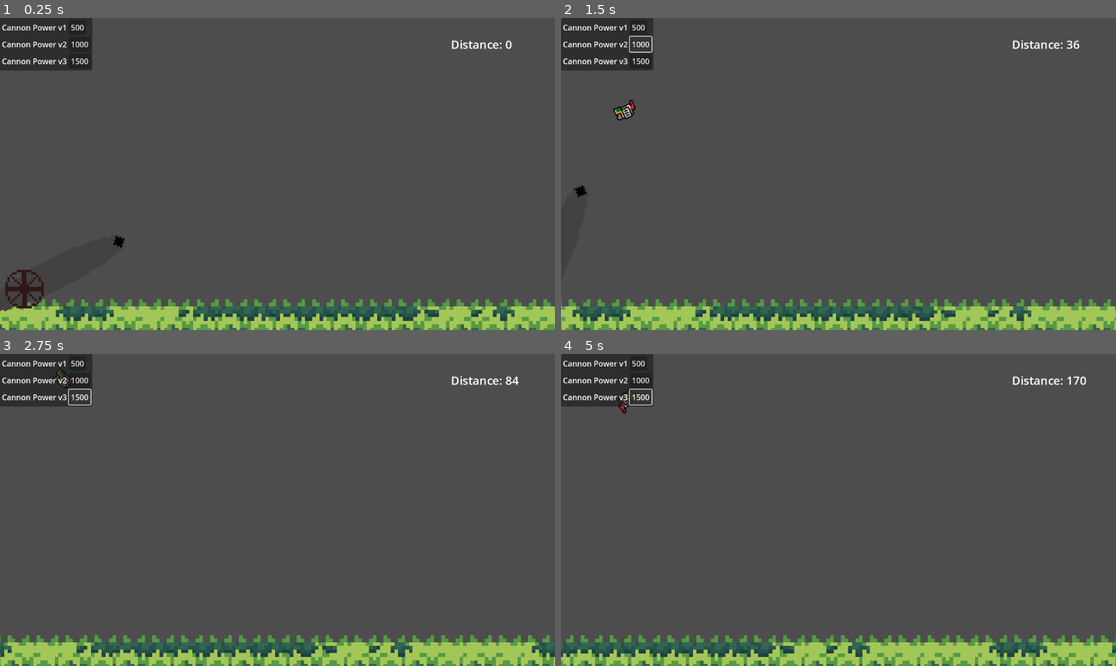
Above: before the commit, frames 1-4 (two rows, left to right).
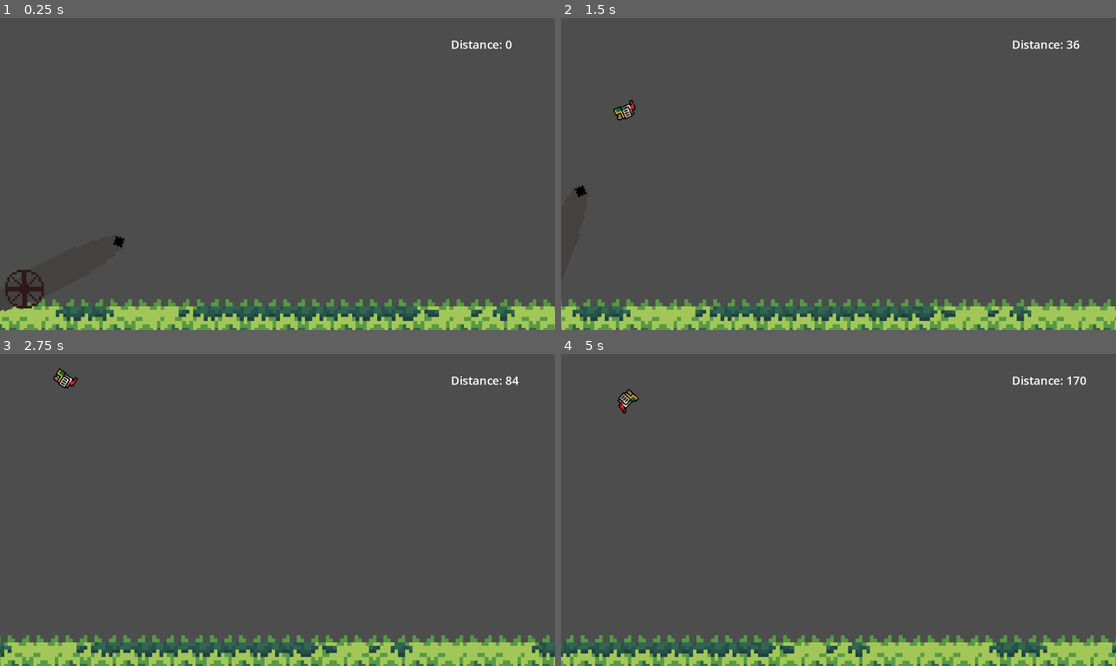
Above: after the commit, the same moments.

Repository: Alexzmerana/GoHomeGame
Game: Godot game, scene res://scenes/game.tscn
The game is run twice, just before and just after one commit, with the same random seed, the same clock (stepped at 60 frames per second) and the same inputs.
Inputs (mouse positions are in pixels of both pictures, inside the frame that each line leads up to):
- Up to frame 1 (0.25 s): no input
- Up to frame 2 (1.5 s): click (638, 27) at 0.5 s, where only the run before the commit has a clickable "500"; click (638, 42) at 1.25 s, where only the run before the commit has a clickable "1000"
- Up to frame 3 (2.75 s): click (77, 397) at 2 s, where only the run before the commit has a clickable "1500"
- Up to frame 4 (5 s): click (638, 363) at 2.75 s, where only the run before the commit has a clickable "500"; click (638, 378) at 3.5 s, where only the run before the commit has a clickable "1000"; click (638, 397) at 4.25 s, where only the run before the commit has a clickable "1500"

The runs differ from the first frame. In frame 1, 2.6% of the frame differs, in the area x 0-17%, y 0-17%; in frame 2, 2.5%; in frame 3, 2.4%; in frame 4, 2.5%.

Commit message:
Basic shop ui functionality

Diff:
--- a/scenes/game.tscn
+++ b/scenes/game.tscn
@@ -9,7 +9,6 @@
 [ext_resource type="Script" uid="uid://cdqfhbvc6cko6" path="res://scripts/cannon.gd" id="6_p57ef"]
 [ext_resource type="PackedScene" uid="uid://dvl054gc1e5bs" path="res://scenes/hud.tscn" id="8_gee14"]
 [ext_resource type="PackedScene" uid="uid://1qvtybxqip7e" path="res://scenes/shop_menu.tscn" id="9_0tnpc"]
-[ext_resource type="Script" uid="uid://bkdwvahcugl7w" path="res://scripts/state_machine.gd" id="10_vtaks"]
 
 [node name="Game" type="Node2D"]
 script = ExtResource("1_lbhrr")
@@ -33,9 +32,5 @@
 [node name="HUD" parent="." instance=ExtResource("8_gee14")]
 
 [node name="RestartScreen" parent="." instance=ExtResource("2_u5sy4")]
-visible = false
 
 [node name="ShopMenu" parent="." instance=ExtResource("9_0tnpc")]
-
-[node name="StateMachine" type="Node" parent="."]
-script = ExtResource("10_vtaks")
--- a/scenes/restart_screen.tscn
+++ b/scenes/restart_screen.tscn
@@ -62,3 +62,4 @@
 text = "Shop"
 
 [connection signal="pressed" from="PanelContainer/MarginContainer/VBoxContainer/GridContainer/Restart" to="." method="_on_restart_pressed"]
+[connection signal="pressed" from="PanelContainer/MarginContainer/VBoxContainer/GridContainer/Shop" to="." method="_on_shop_pressed"]
--- a/scenes/shop_menu.tscn
+++ b/scenes/shop_menu.tscn
@@ -5,16 +5,43 @@
 [node name="ShopMenu" type="CanvasLayer"]
 script = ExtResource("1_uj65v")
 
-[node name="PanelContainer" type="PanelContainer" parent="."]
-offset_right = 40.0
-offset_bottom = 40.0
+[node name="VBoxContainer" type="VBoxContainer" parent="."]
+anchors_preset = 8
+anchor_left = 0.5
+anchor_top = 0.5
+anchor_right = 0.5
+anchor_bottom = 0.5
+offset_left = -20.0
+offset_top = -20.0
+offset_right = 20.0
+offset_bottom = 20.0
+grow_horizontal = 2
+grow_vertical = 2
 
-[node name="MarginContainer" type="MarginContainer" parent="PanelContainer"]
+[node name="UpgradePanelContainer" type="PanelContainer" parent="VBoxContainer"]
+layout_mode = 2
+size_flags_horizontal = 4
+size_flags_vertical = 4
+
+[node name="MarginContainer" type="MarginContainer" parent="VBoxContainer/UpgradePanelContainer"]
 layout_mode = 2
 theme_override_constants/margin_left = 4
 theme_override_constants/margin_top = 4
 theme_override_constants/margin_right = 4
 theme_override_constants/margin_bottom = 4
 
-[node name="VBoxContainer" type="VBoxContainer" parent="PanelContainer/MarginContainer"]
+[node name="VBoxContainer" type="VBoxContainer" parent="VBoxContainer/UpgradePanelContainer/MarginContainer"]
 layout_mode = 2
+
+[node name="FooterButtonsContainer" type="PanelContainer" parent="VBoxContainer"]
+layout_mode = 2
+
+[node name="HBoxContainer" type="HBoxContainer" parent="VBoxContainer/FooterButtonsContainer"]
+layout_mode = 2
+
+[node name="Continue" type="Button" parent="VBoxContainer/FooterButtonsContainer/HBoxContainer"]
+layout_mode = 2
+size_flags_horizontal = 3
+text = "Continue"
+
+[connection signal="pressed" from="VBoxContainer/FooterButtonsContainer/HBoxContainer/Continue" to="." method="_on_continue_pressed"]
--- a/scripts/cannon.gd
+++ b/scripts/cannon.gd
@@ -31,6 +31,6 @@
 	cannon_angle = -PI/4
 
 # Called every frame. 'delta' is the elapsed time since the previous frame.
-func _process(delta: float) -> void:
+func _process(_delta: float) -> void:
 	if game_node.pre_launch:
 		cannon_angle = cannon_shaft.position.angle_to_point(get_global_mouse_position())
--- a/scripts/game.gd
+++ b/scripts/game.gd
@@ -6,6 +6,7 @@
 @onready var cannon := $Cannon
 @onready var restart_screen := $RestartScreen
 @onready var distance_label := $HUD/DistanceLabel
+@onready var shop_menu := $ShopMenu
 
 const GROUND_PIXEL_WIDTH := 2304
 
@@ -45,6 +46,7 @@
 	player.visible = false
 	income_added = false
 	restart_screen.visible = false
+	shop_menu.visible = false
 	ground.position = GROUND_START_POSITION
 	cannon.position = CANNON_START_POSITION
 	player.position = PLAYER_START_POITION
--- a/scripts/restart_screen.gd
+++ b/scripts/restart_screen.gd
@@ -8,7 +8,7 @@
 
 
 # Called every frame. 'delta' is the elapsed time since the previous frame.
-func _process(delta: float) -> void:
+func _process(_delta: float) -> void:
 	pass
 
 
@@ -16,3 +16,9 @@
 	game.new_launch()
 	game.post_launch = false
 	game.pre_launch = true
+
+
+func _on_shop_pressed() -> void:
+	$".".visible = false
+	var shop_menu := game.get_node("ShopMenu")
+	shop_menu.visible = true
--- a/scripts/shop_menu.gd
+++ b/scripts/shop_menu.gd
@@ -1,7 +1,7 @@
 extends CanvasLayer
 
-@onready var parent_label := $PanelContainer/MarginContainer/VBoxContainer
-
+@onready var parent_label := $VBoxContainer/UpgradePanelContainer/MarginContainer/VBoxContainer
+@onready var game := $".."
 var shop_hash := {
 	"upgrades" : [
 		{"name" : "Cannon Power v1", "cost" : 500},
@@ -33,3 +33,7 @@
 # Called every frame. 'delta' is the elapsed time since the previous frame.
 func _process(delta: float) -> void:
 	pass
+
+
+func _on_continue_pressed() -> void:
+	game.new_launch()
--- a/scripts/state.gd
+++ /dev/null
@@ -1,16 +0,0 @@
-extends Node
-class_name State
-
-signal Trasitioned
-
-func Enter():
-	pass
-
-func Exit():
-	pass
-
-func Update(_delta: float):
-	pass
-
-func Physics_Update(_delta: float):
-	pass
--- a/scripts/state_machine.gd
+++ /dev/null
@@ -1,39 +0,0 @@
-extends Node
-
-@export var initial_state : State
-
-var current_state : State
-var states: Dictionary = {}
-
-# Called when the node enters the scene tree for the first time.
-func _ready() -> void:
-	for child in get_children():
-		if child is State:
-			states[child.name.to_lower()] = child
-			child.Trasitioned.connect(transition)
-
-	if initial_state:
-		initial_state.Enter()
-		current_state = initial_state
-
-# Called every frame. 'delta' is the elapsed time since the previous frame.
-func _process(delta: float) -> void:
-	if current_state:
-		current_state.Update(delta)
-
-func _physics_process(delta: float) -> void:
-	if current_state:
-		current_state.Physics_Update(delta)
-
-func transition(state, new_state_name):
-	if state != current_state:
-		return
-
-	var new_state = states.get(new_state_name.to_lower());
-	if !new_state: return
-
-	if current_state:
-		current_state.Exit()
-
-	current_state = new_state
-	current_state.Enter()
Not shown: 1 places in scenes/game.tscn that only renumber resources
Not shown, removed: scripts/state.gd.uid
Not shown, removed: scripts/state_machine.gd.uid
